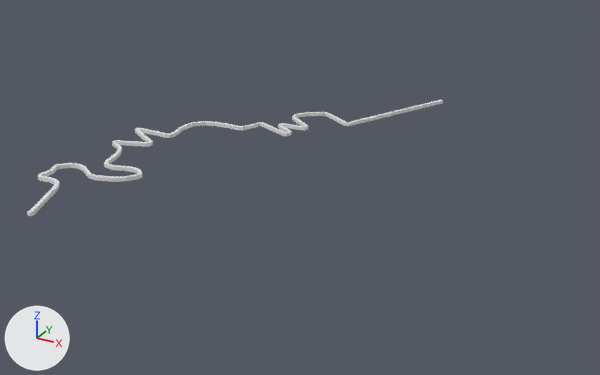
Before and after pictures for a commit that changed the Blender file cave-Mesh.blend.
One viewpoint serves both versions: a 50 mm camera at (271.0, -240.0, 163.0) aimed at (80.0, 108.0, -11.0). The lights are fixed; the arrows at lower left show +X, +Y and +Z.
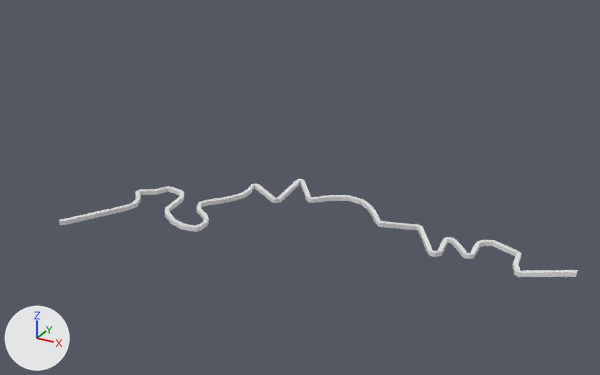
Commit message: reduced size

What differs and where, as boxes [x1, y1, x2, y2] in the pictures (600 x 375 px; the box of a moved part takes in the faces that stretch with it):
'Cube', reshaped, moved, turned
    before: [27, 100, 443, 216]
    after: [59, 179, 578, 277]
part 1 of me_cube, moved or reshaped
    before: [175, 100, 443, 136]
    after: [320, 195, 578, 277]

The change in detail:
me_cube is used by ob_cube; location (0.0, 0.0, 1.0).
me_cube had 360 vertices, 358 faces and spanned x -30.0..107.0, y -1.0..247.0, z -7.0..1.0.
me_cube now has 364 vertices, 358 faces and spans x -30.0..79.0, y -1.0..205.0, z -8.0..1.0.
Part 1, on me_cube:
4 vertices are removed from x -9.0..32.0, y 126.0..174.0, z -7.0..1.0.
29 faces are deleted.
72 vertices in x -9.0..47.0, y 121.0..178.0, z -7.0..1.0 move by (1.0, -4.0, 0.0).
18 vertices in x 5.0..48.0, y 141.0..176.0, z -7.0..1.0 move by (0.0, -4.0, 0.0).
10 vertices in x 11.0..40.0, y 142.0..171.0, z -7.0..1.0 move by (1.0, -5.0, 0.0).
8 vertices in x 30.0..36.0, y 184.0..188.0, z -7.0..-5.0 move by (7.0, -9.0, 0.0).
8 vertices in x 62.0..64.0, y 193.0..196.0, z -7.0..-5.0 move by (-2.0, -7.0, -1.0).
8 vertices in x 65.0..67.0, y 194.0..195.0, z -7.0..-5.0 move by (-2.0, -8.0, -1.0).
28 vertices move from x 30.0..107.0, y 185.0..247.0, z -7.0..1.0 to x 36.0..79.0, y 176.0..205.0, z -7.0..1.0.
8 vertices are added at x -7.0..59.0, y 117.0..189.0, z -7.0..1.0.
29 new faces join them.
Object 'Cube' (ob_cube) moves from (0.0, 0.0, 1.0) to (19.0, 0.0, 1.0).
Object 'Cube' (ob_cube) turns from (0, 0, 0) to (0, 0, -52) degrees about x, y and z.
